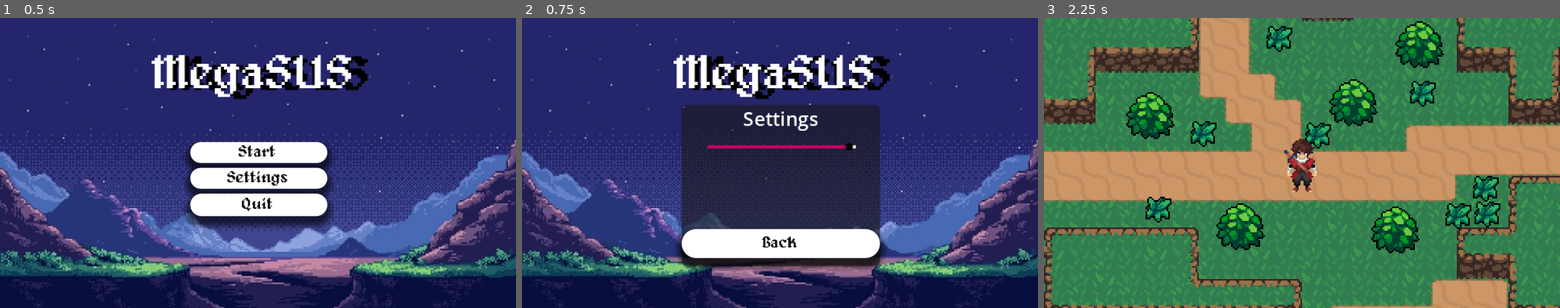
Above: before the commit, frames 1-3 (left to right).
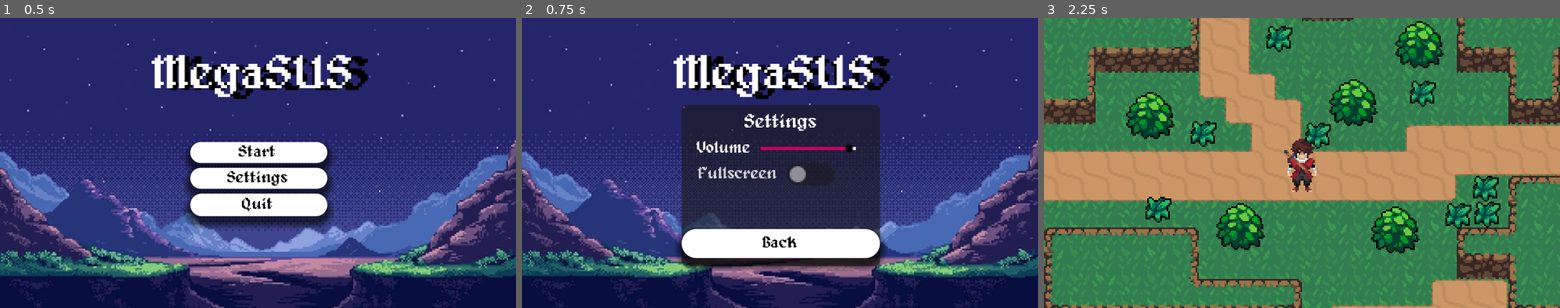
Above: after the commit, the same moments.

Repository: MisterBaiter/bobabobek
Game: Godot game, scene res://menu.tscn
Two runs of this game, one before a commit and one after it. Both use one fixed random seed, a clock stepped at 60 frames per second and the inputs below.
Inputs:
- Up to frame 1 (0.5 s): no input
- Up to frame 2 (0.75 s): click "Settings" at 0.5 s
- Up to frame 3 (2.25 s): click "Back" at 1.25 s; click "Start" at 2 s

Frame 1 is identical in both runs. In frame 2, 1.4% of the frame differs, in the area x 33-65%, y 32-58%; in frame 3, nothing differs.

Commit message:
fullscreen settings

Diff:
--- /dev/null
+++ b/fullscreen_control.gd
@@ -0,0 +1,8 @@
+extends CheckButton
+
+
+func _on_toggled(toggled_on: bool) -> void:
+	if toggled_on == true:
+		DisplayServer.window_set_mode(DisplayServer.WINDOW_MODE_FULLSCREEN)
+	else:
+		DisplayServer.window_set_mode(DisplayServer.WINDOW_MODE_WINDOWED)
--- a/menu.tscn
+++ b/menu.tscn
@@ -6,6 +6,7 @@
 [ext_resource type="AudioStream" uid="uid://c7278muggwcyg" path="res://No Destination.mp3" id="4_4hy44"]
 [ext_resource type="Texture2D" uid="uid://odh6giox5jm4" path="res://circle_PNG36.png" id="4_ytr4m"]
 [ext_resource type="Script" uid="uid://cmn8u4yb6wvef" path="res://audiocontrol.gd" id="6_l48gv"]
+[ext_resource type="Script" uid="uid://bhquh02bypf2w" path="res://fullscreen_control.gd" id="7_ecwwl"]
 
 [sub_resource type="StyleBoxTexture" id="StyleBoxTexture_4hy44"]
 texture = ExtResource("1_ouk20")
@@ -51,6 +52,8 @@
 color = Color(0.802226, 0, 0.376235, 1)
 thickness = 2
 
+[sub_resource type="StyleBoxEmpty" id="StyleBoxEmpty_ecwwl"]
+
 [node name="Menu" type="Control"]
 layout_mode = 3
 anchors_preset = 15
@@ -173,8 +176,10 @@
 layout_mode = 1
 anchors_preset = 10
 anchor_right = 1.0
-offset_bottom = 23.0
-grow_horizontal = 2
+offset_top = 5.0
+offset_bottom = 32.0
+grow_horizontal = 2
+theme_override_fonts/font = ExtResource("2_mae5d")
 theme_override_font_sizes/font_size = 12
 text = "Settings
 "
@@ -209,9 +214,10 @@
 anchors_preset = 5
 anchor_left = 0.5
 anchor_right = 0.5
-offset_left = -45.0
-offset_right = 45.0
-offset_bottom = 53.0
+offset_left = -11.5
+offset_top = 1.0
+offset_right = 45.5
+offset_bottom = 54.0
 grow_horizontal = 2
 theme_override_icons/grabber = ExtResource("4_ytr4m")
 theme_override_icons/grabber_highlight = ExtResource("4_ytr4m")
@@ -226,8 +232,38 @@
 script = ExtResource("6_l48gv")
 audio_bus_name = "Music"
 
+[node name="FullscreenControl" type="CheckButton" parent="Settings"]
+layout_mode = 1
+anchors_preset = 8
+anchor_left = 0.5
+anchor_top = 0.5
+anchor_right = 0.5
+anchor_bottom = 0.5
+offset_left = -57.5
+offset_top = -19.0
+offset_right = 39.5
+offset_bottom = 5.0
+grow_horizontal = 2
+grow_vertical = 2
+theme_override_fonts/font = ExtResource("2_mae5d")
+theme_override_font_sizes/font_size = 10
+theme_override_styles/focus = SubResource("StyleBoxEmpty_ecwwl")
+text = "Fullscreen"
+script = ExtResource("7_ecwwl")
+
+[node name="Volume" type="Label" parent="Settings"]
+layout_mode = 0
+offset_left = 9.0
+offset_top = 22.0
+offset_right = 49.0
+offset_bottom = 32.0
+theme_override_fonts/font = ExtResource("2_mae5d")
+theme_override_font_sizes/font_size = 10
+text = "Volume"
+
 [connection signal="pressed" from="MainButtons/Start" to="." method="_on_start_pressed"]
 [connection signal="pressed" from="MainButtons/Settings" to="." method="_on_settings_pressed"]
 [connection signal="pressed" from="MainButtons/Quit" to="." method="_on_quit_pressed"]
 [connection signal="pressed" from="Settings/Back" to="." method="_on_back_settings_pressed"]
 [connection signal="value_changed" from="Settings/Audiocontrol" to="Settings/Audiocontrol" method="_on_value_changed"]
+[connection signal="toggled" from="Settings/FullscreenControl" to="Settings/FullscreenControl" method="_on_toggled"]
--- a/project.godot
+++ b/project.godot
@@ -19,6 +19,7 @@
 
 window/size/viewport_width=320
 window/size/viewport_height=180
+window/size/mode=3
 window/size/window_width_override=1280
 window/size/window_height_override=720
 window/stretch/mode="canvas_items"
Not shown, added: fullscreen_control.gd.uid
Not shown: 1 places in menu.tscn that only renumber resources
